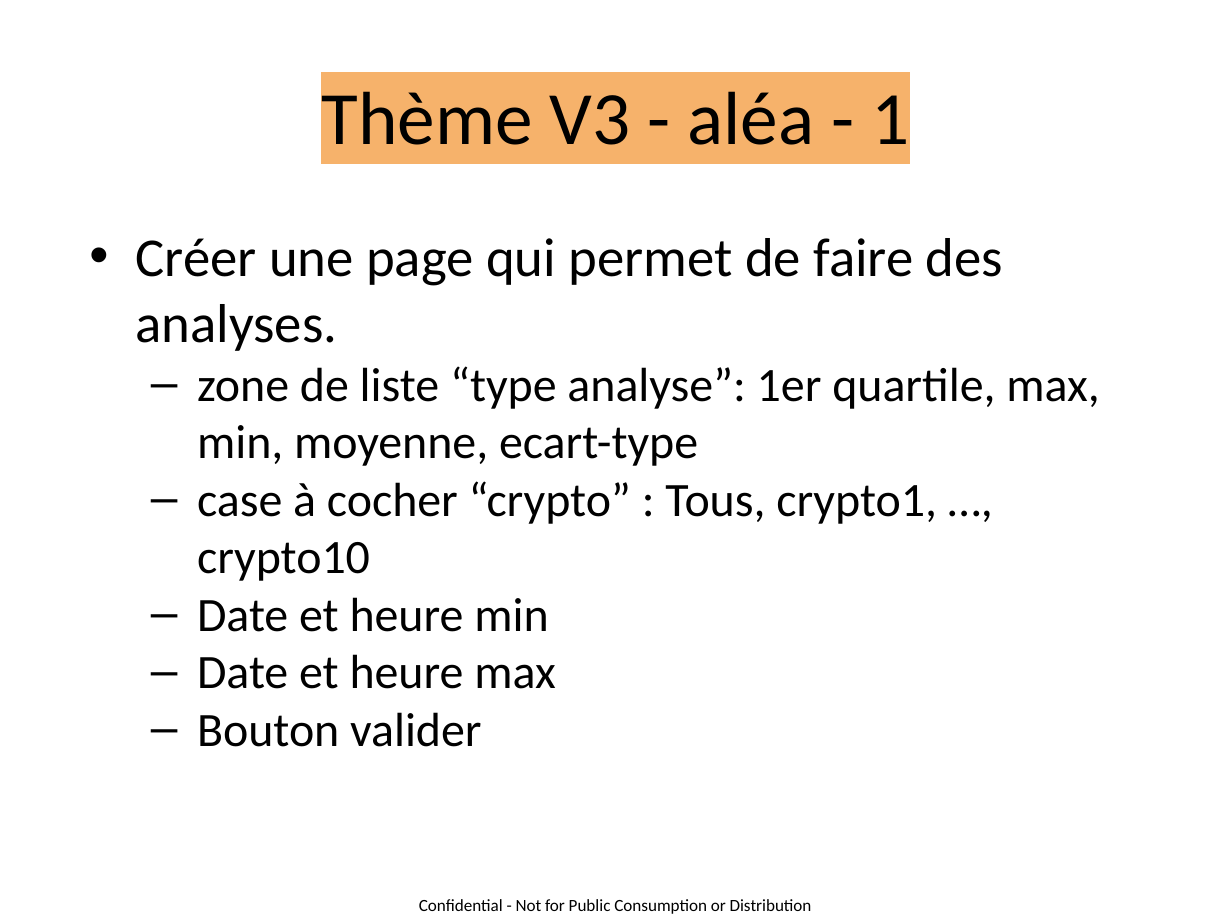
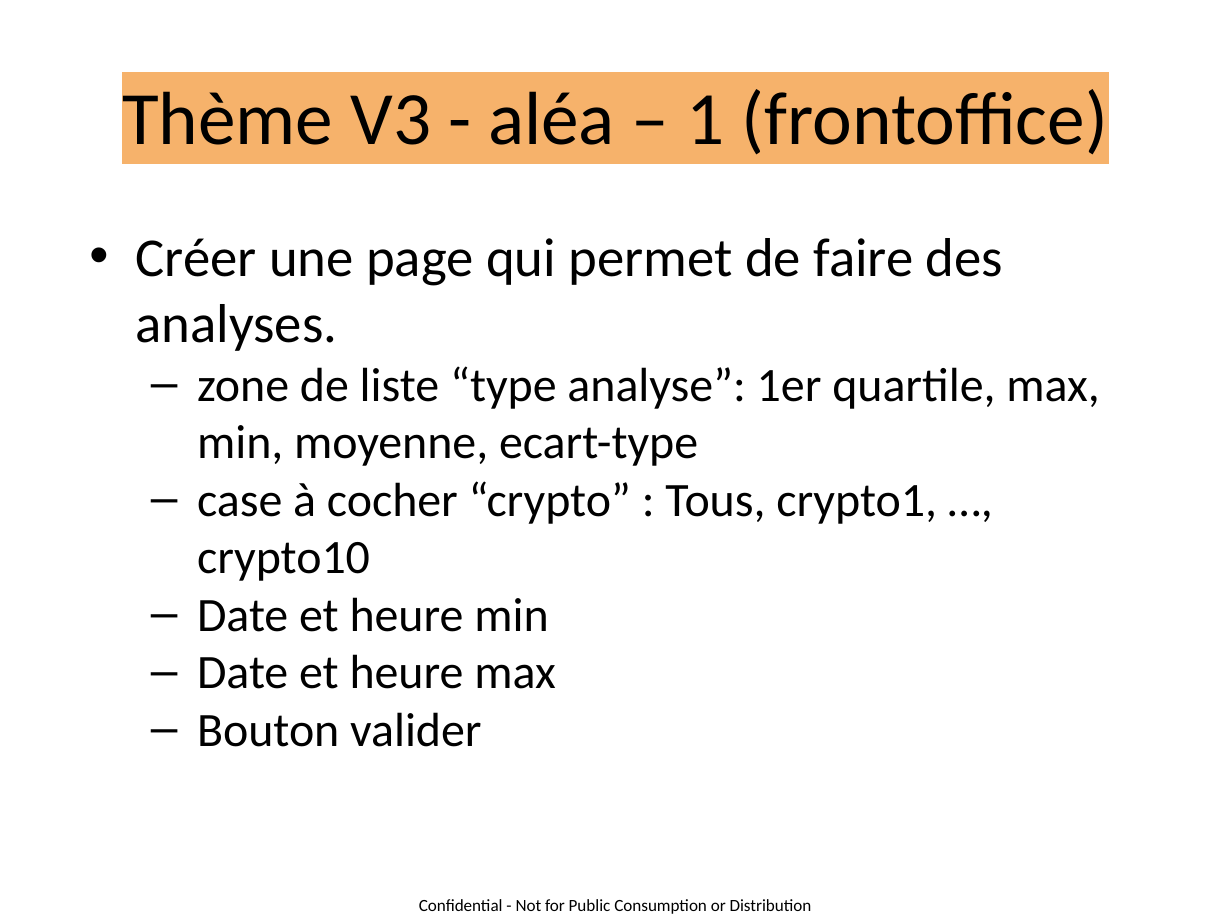
Before and after one commit to KiadyManohisoa/Crypto-Access, a slide deck: slide 7 of documents/sujet/projet cloud-p16-V3-20250110.pptx. Drawn at 1232x924 pixels with LibreOffice and Linux fonts; fonts in the diff are those of the drawing. Boxes give left, top, right and bottom in pixels: in the first picture for what was removed or moved away, otherwise in the second. Text is boxed around its words. In the diff, an @@ line names an element or a change of style, - is before the commit and + after.

```diff
--- a/documents/sujet/projet cloud-p16-V3-20250110.pptx
+++ b/documents/sujet/projet cloud-p16-V3-20250110.pptx
@@ title at bbox=[122, 89, 1108, 155]: text changed @@
-Thème V3 - aléa - 1
+Thème V3 - aléa – 1 (frontoffice)
```
Also in this commit, not shown: 2 other slides changed, 54 other files.
